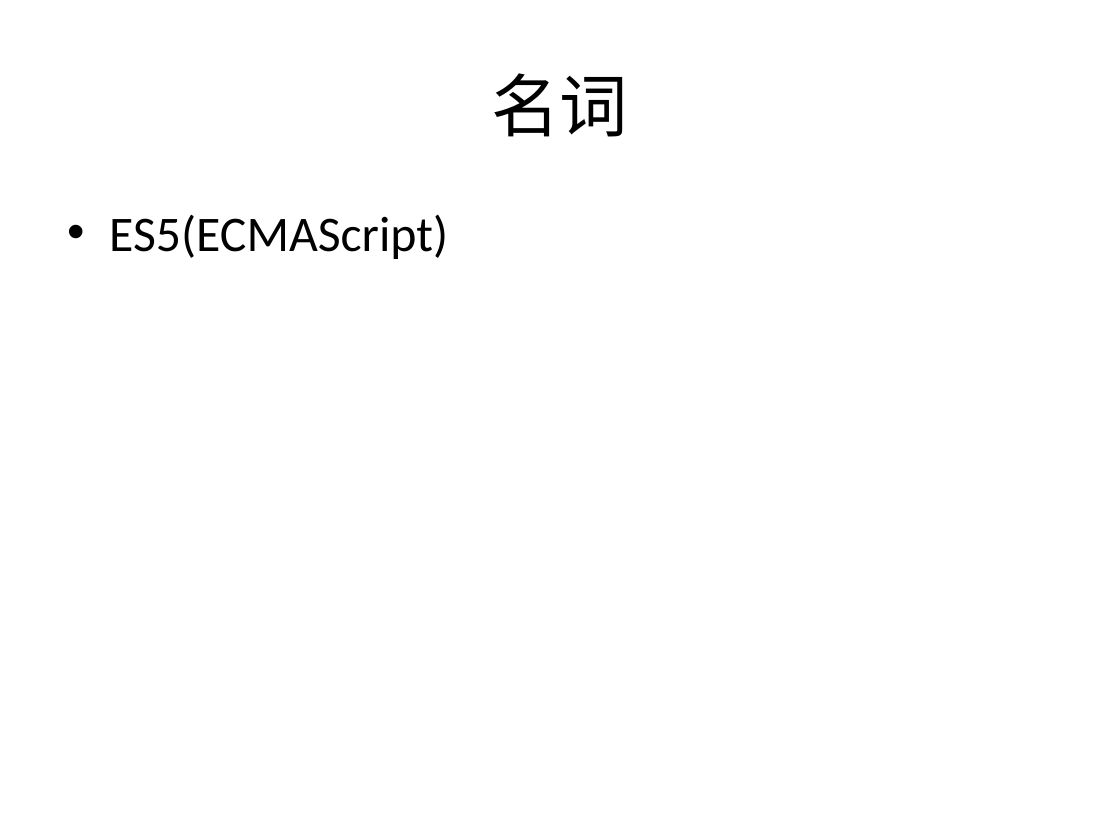
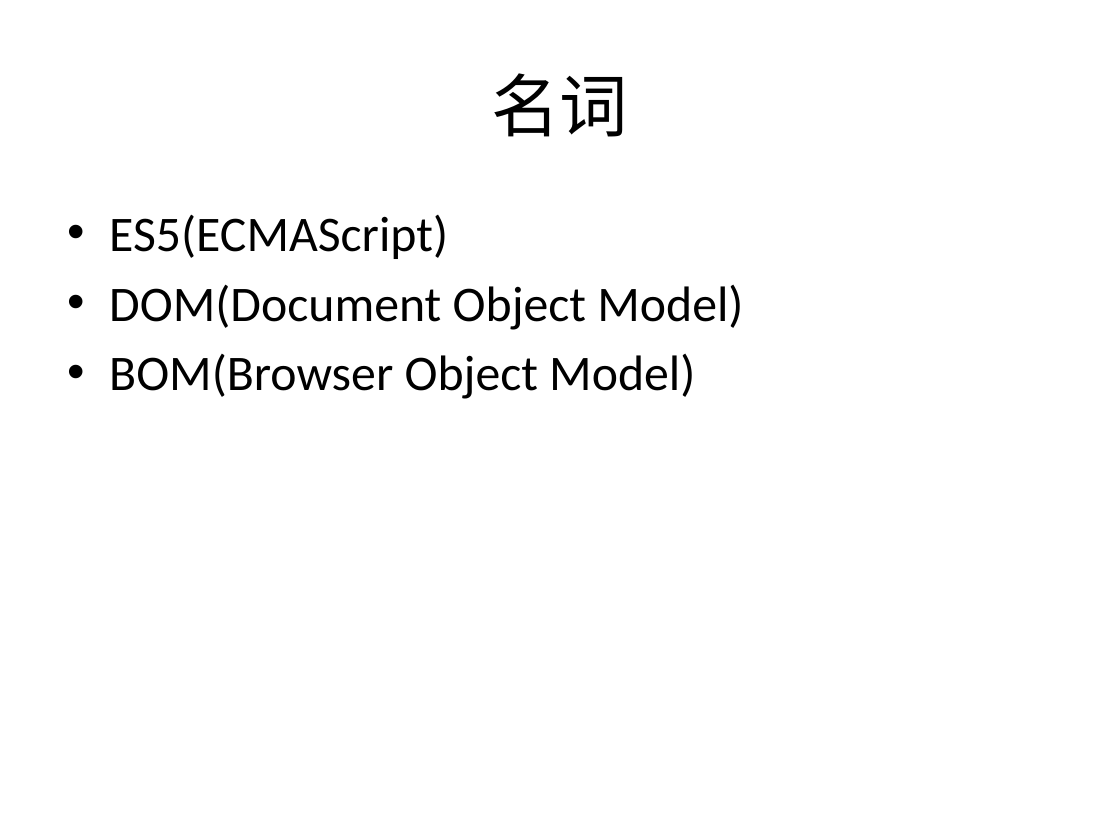
Before and after one commit to plter/HTML5Course20160801, a slide deck: slide 7 of 讲义.pptx. Drawn at 1120x840 pixels with LibreOffice and Linux fonts; fonts in the diff are those of the drawing. Boxes give left, top, right and bottom in pixels: in the first picture for what was removed or moved away, otherwise in the second. Text is boxed around its words. In the diff, an @@ line names an element or a change of style, - is before the commit and + after.

```diff
--- a/讲义.pptx
+++ b/讲义.pptx
@@ text at [109, 284, 743, 399]: paragraphs added @@
+• DOM(Document Object Model)
+• BOM(Browser Object Model)
```
Also in this commit, not shown: 9 other files.
